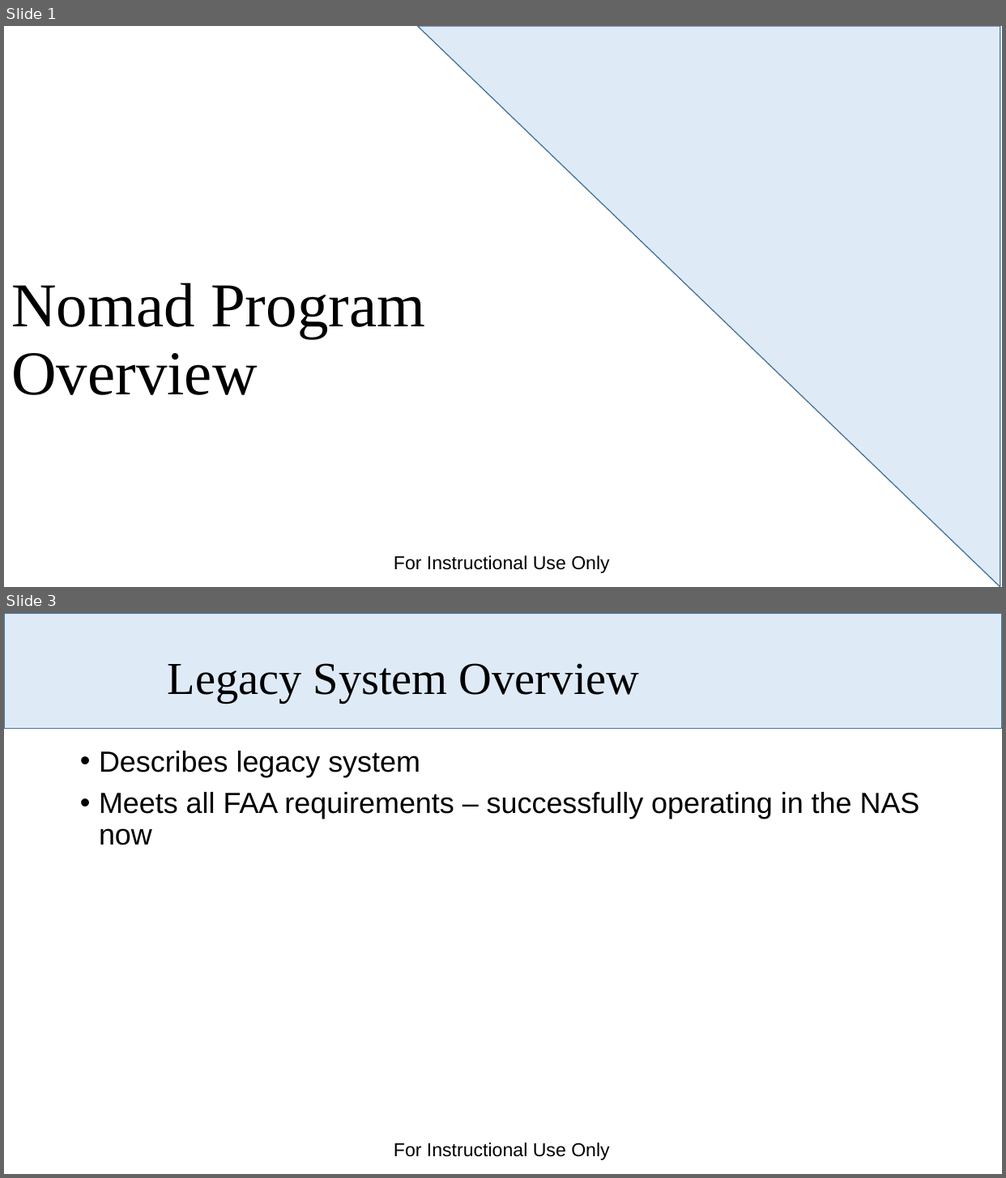
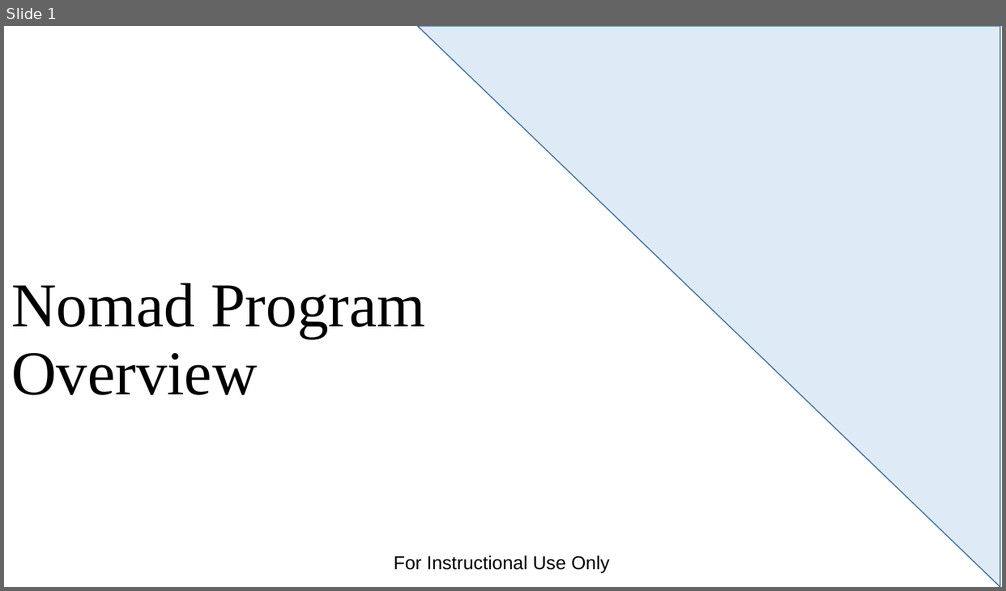
Before and after one commit to dabarrett/rqmtReviewer, a slide deck: Documents/Payloads Overview.pptx. Shown one above the other, each under a label of ours: slides 1 and 3 before the commit, slide 1 after it; the slides between them are not shown. The pictures are 1006x1178 and 1006x591 pixels, drawn with LibreOffice and Linux fonts; fonts in the diff are those of the drawing; background and template pictures are left out. Boxes give left, top, right and bottom in pixels: in the first picture for what was removed or moved away, otherwise in the second. Text is boxed around its words. In the diff, an @@ line names an element or a change of style, - is before the commit and + after.

```diff
--- a/Documents/Payloads Overview.pptx
+++ b/Documents/Payloads Overview.pptx
@@ slide 3 removed at [4, 613, 1002, 1174], background #FFFFFF; not listed: 1 template element that a slide beside it also shows @@
@@ rectangle removed at [4, 613, 1002, 728] @@
@@ title removed at [168, 663, 640, 703] @@
-Legacy System Overview
@@ text removed at [99, 751, 920, 845] @@
-• Describes legacy system
-• Meets all FAA requirements – successfully operating in the NAS now
```
Also in this commit, not shown: 3 slides changed, 1 slide added, 4 other slides removed, 3 other files.
